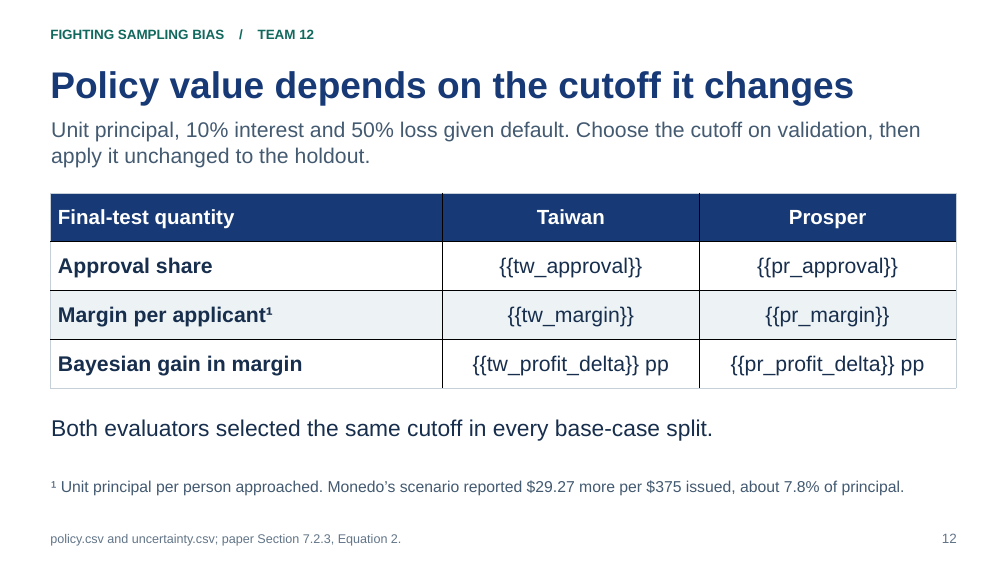
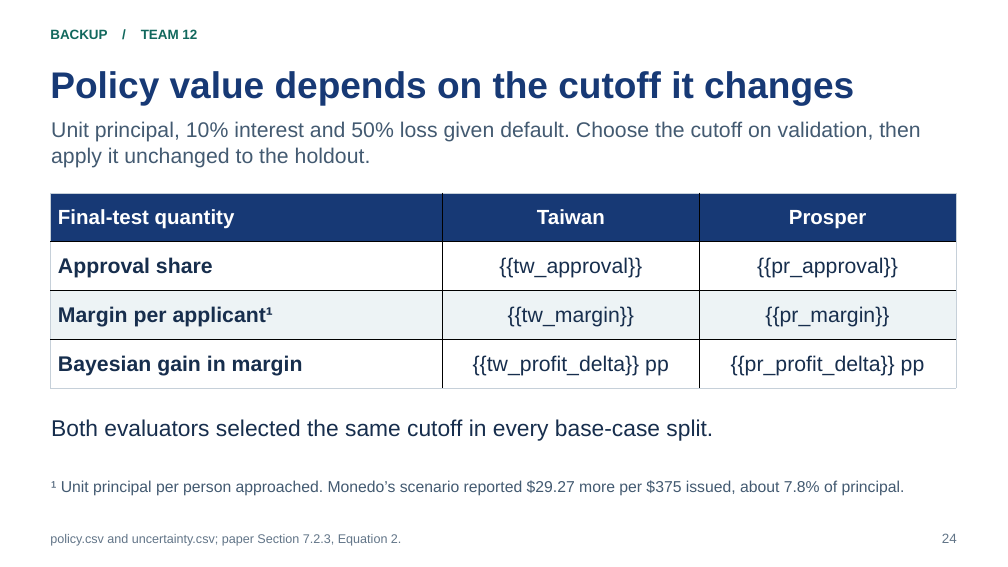
Before and after one commit to bigpurota/paper11, a slide deck: slide 24 of slides/template.pptx (slide 12 before the commit). Drawn at 1008x567 pixels with LibreOffice and Linux fonts; fonts in the diff are those of the drawing. Boxes give left, top, right and bottom in pixels: in the first picture for what was removed or moved away, otherwise in the second. Text is boxed around its words. In the diff, an @@ line names an element or a change of style, - is before the commit and + after.

```diff
--- a/slides/template.pptx
+++ b/slides/template.pptx
@@ text at (50, 29, 197, 39): text changed @@
-FIGHTING SAMPLING BIAS / TEAM 12
+BACKUP / TEAM 12
@@ text at (942, 533, 957, 543): text changed @@
-12
+24
```
Also in this commit, not shown: 1 other slide changed, 4 slides added, 2 slides removed, 28 other files.
